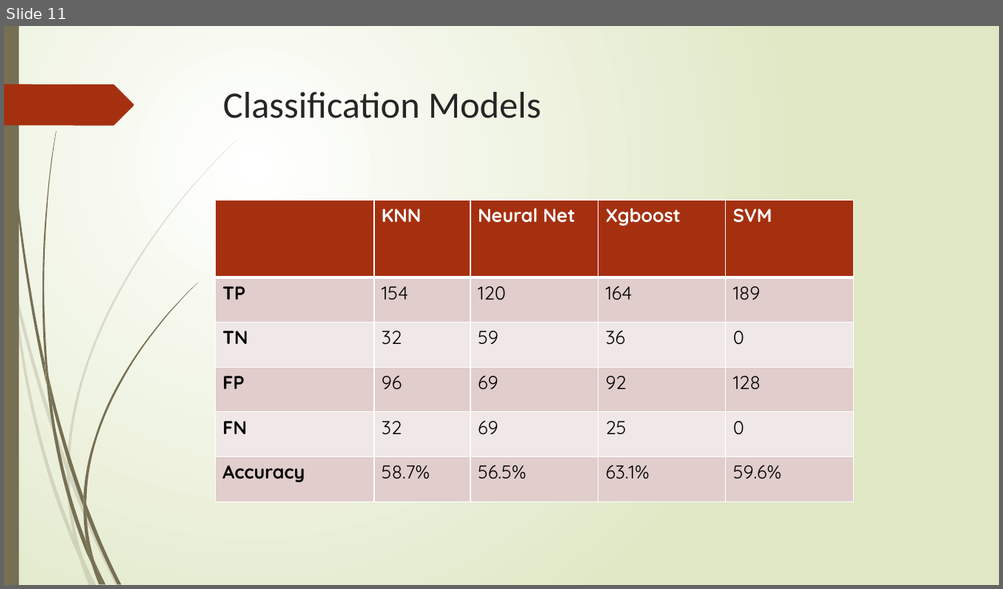
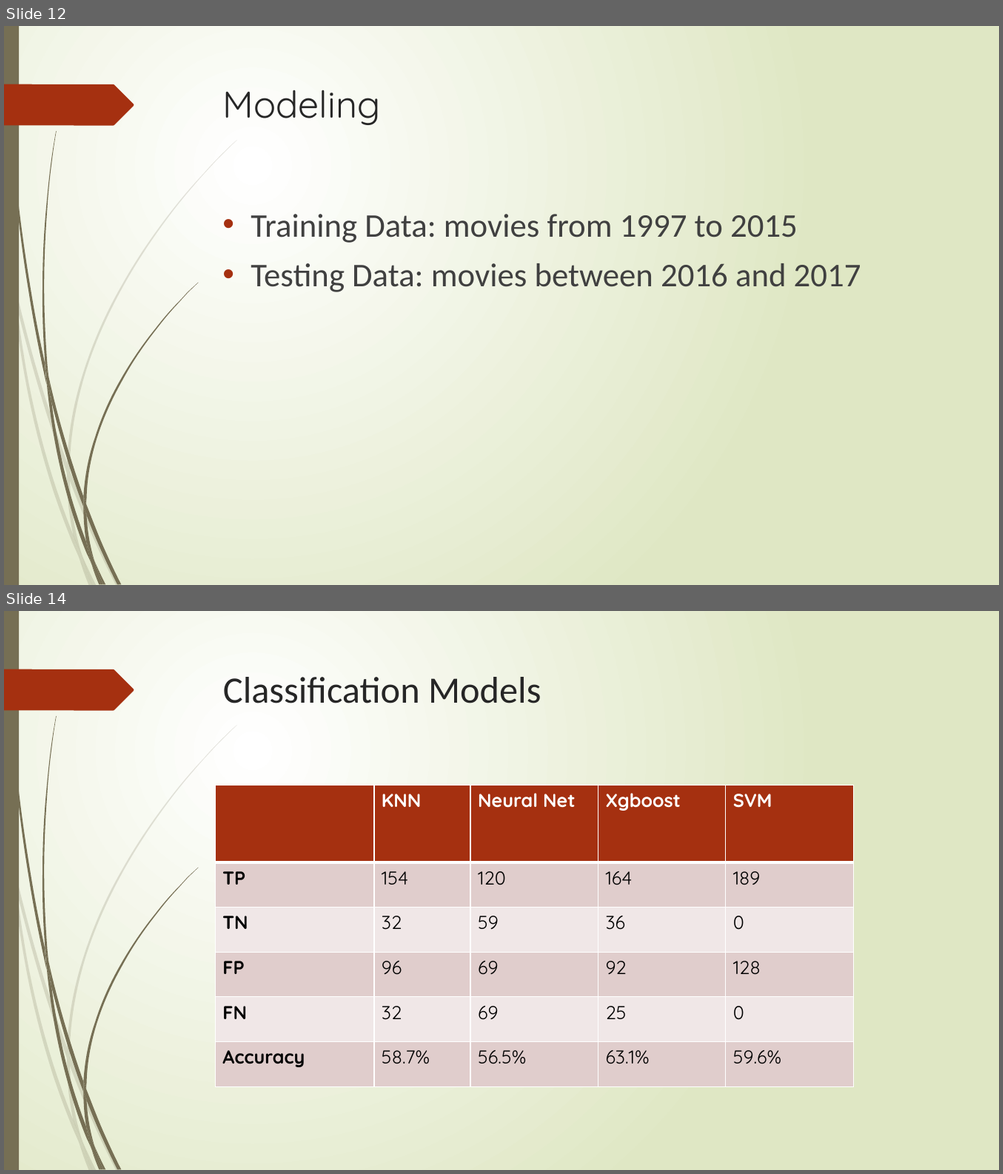
Before and after one commit to Prakshita/Machine-Learning-Project, a slide deck: Box Office Forecast.pptx. Shown one above the other, each under a label of ours: slide 11 before the commit, slides 12 and 14 after it; the slides between them are not shown. The pictures are 1003x589 and 1003x1174 pixels, drawn with LibreOffice and Linux fonts; fonts in the diff are those of the drawing. Boxes give left, top, right and bottom in pixels: in the first picture for what was removed or moved away, otherwise in the second. Text is boxed around its words. In the diff, an @@ line names an element or a change of style, - is before the commit and + after.

```diff
--- a/Box Office Forecast.pptx
+++ b/Box Office Forecast.pptx
@@ slide 12 added at bbox=[4, 26, 999, 585], background gradient #FFFFFF to #DFE8C4; not listed: 24 template elements that a slide beside it also shows @@
@@ title added at bbox=[223, 90, 381, 125], 36 pt, text #262626 @@
+Modeling
@@ text added at bbox=[250, 214, 861, 292], 32 pt, text #404040 @@
+• Training Data: movies from 1997 to 2015
+• Testing Data: movies between 2016 and 2017
@@ what was slide 11 is now slide 14 @@
```
Also in this commit, not shown: 3 slides changed, 2 other slides added.
